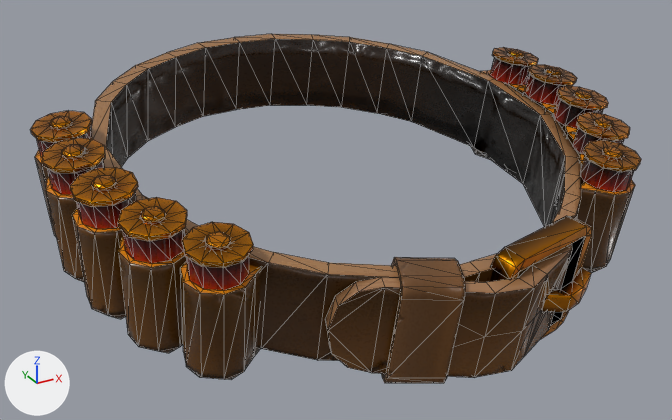
The glTF model public/models/items/Belt_Bandolier.gltf as it was, and as the next commit left it.
Both versions are drawn from a 50 mm camera at (-0.694, -1.185, 0.552) aimed at (-0.024, 0.034, -0.057). The axes (+X, +Y, +Z) are drawn at lower left. The lights are the same throughout. Mesh edges are drawn as thin lines. Vertices at the same position are counted once.

The older version as bpy lines, for what is in view:
```python
me_cylinder_023 = bpy.data.meshes.new('Cylinder.023')
me_cylinder_023.from_pydata(...)  # 1249 vertices, 2177 faces; spans x -0.471..0.471, y -0.388..0.475, z -0.167..0.141
# faces by material slot: [1083, 1094]
me_cylinder_023.materials.append(mat_mat_outfit_plastic)
me_cylinder_023.materials.append(mat_mat_outfit_metal_a)
ob_belt_bandolier = bpy.data.objects.new('Belt_Bandolier', me_cylinder_023)
ob_belt_bandolier.location = (0.0, 0.0, 0.0)
```
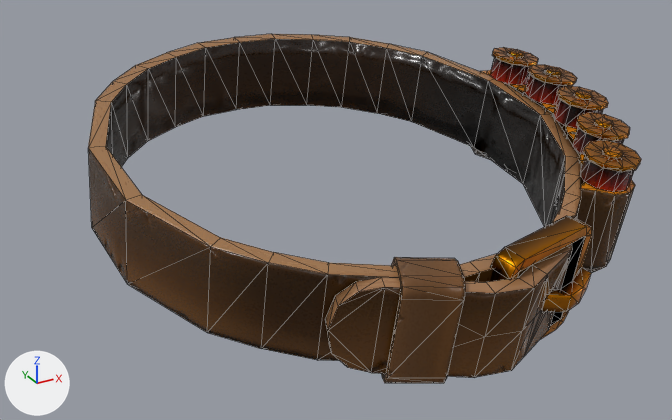
Changed parts and their boxes [x1, y1, x2, y2] in the pictures (672 x 420 px):
'Belt_Bandolier', reshaped (9% narrower)
    before: [30, 34, 641, 383]
    after: [88, 34, 641, 383]
part 1 of me_cylinder_023, deleted (brown)
    before: [30, 110, 261, 380]
part 2 of me_cylinder_023, surface changed
    both: [490, 53, 635, 266]

Diff of the bpy script that builds the scene:
```diff
--- a/public/models/items/Belt_Bandolier.gltf.py
+++ b/public/models/items/Belt_Bandolier.gltf.py
@@ me_cylinder_023 @@
 # used by ob_belt_bandolier; location = (0.0, 0.0, 0.0)
-me_cylinder_023.from_pydata(...)  # 1249 vertices, 2177 faces; spans x -0.471..0.471, y -0.388..0.475, z -0.167..0.141
+me_cylinder_023.from_pydata(...)  # 757 vertices, 1327 faces; spans x -0.394..0.471, y -0.388..0.475, z -0.167..0.141
+# me_cylinder_023 part 1: 6 loose pieces with 492 vertices, spanning x -0.471..-0.26, y -0.254..0.216, z -0.147..0.129, are deleted
+# me_cylinder_023 part 2: 404 kept faces spanning x 0.26..0.471, y -0.254..0.21, z -0.133..0.129 get new texture (UV) coordinates
 me_cylinder_023.materials.append(mat_mat_outfit_plastic)
```
